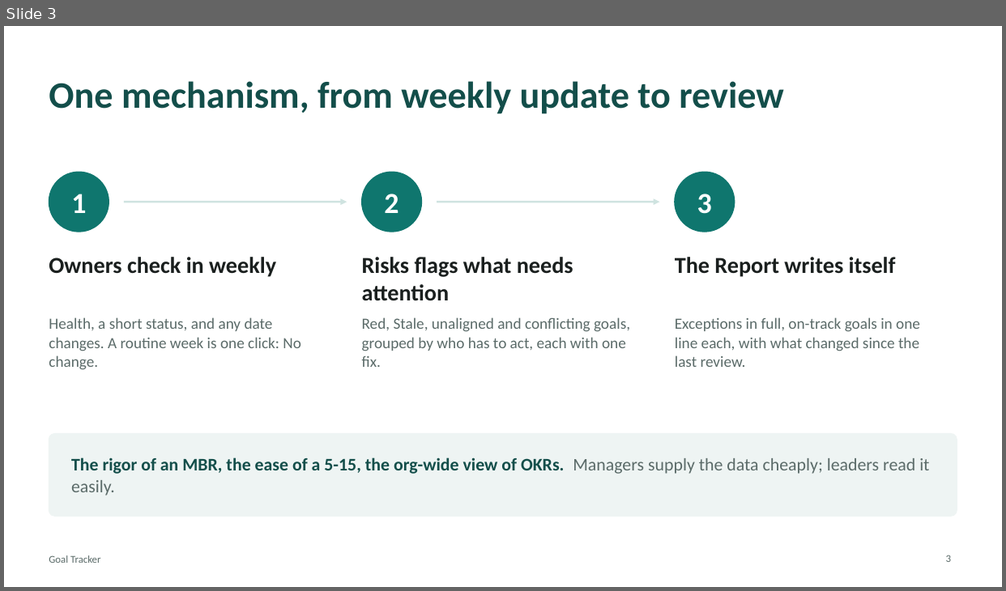
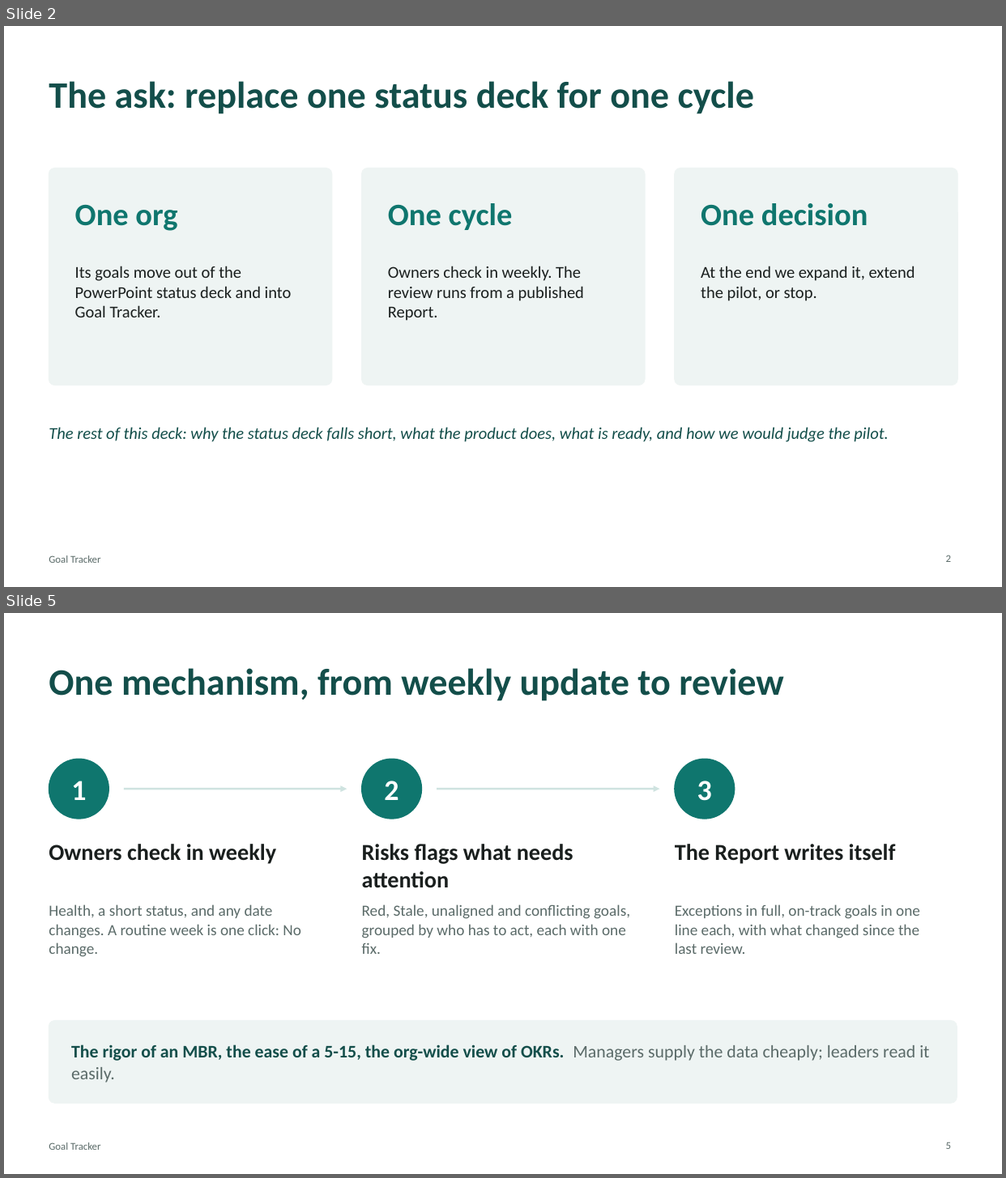
Before and after one commit to zachthieme/goal-tracker, a slide deck: docs/pitch/goal-tracker-pitch.pptx. Shown one above the other, each under a label of ours: slide 3 before the commit, slides 2 and 5 after it; the slides between them are not shown. The pictures are 1006x591 and 1006x1178 pixels, drawn with LibreOffice and Linux fonts; fonts in the diff are those of the drawing. Boxes give left, top, right and bottom in pixels: in the first picture for what was removed or moved away, otherwise in the second. Text is boxed around its words. In the diff, an @@ line names an element or a change of style, - is before the commit and + after.

```diff
--- a/docs/pitch/goal-tracker-pitch.pptx
+++ b/docs/pitch/goal-tracker-pitch.pptx
@@ slide 2 added at [4,26,1002,587], background #FFFFFF; not listed: 1 template element that a slide beside it also shows @@
@@ title added at [49,81,754,114], 36 pt, text #134E4A, bold @@
+The ask: replace one status deck for one cycle
@@ rounded rectangle added at [49,169,332,386], fill #EEF4F3, outline #EEF4F3 1 pt @@
@@ rounded rectangle added at [362,169,645,386], fill #EEF4F3, outline #EEF4F3 1 pt @@
@@ rounded rectangle added at [675,169,957,386], fill #EEF4F3, outline #EEF4F3 1 pt @@
@@ text added at [75,204,177,231], 30 pt, text #0F766E, bold @@
+One org
@@ text added at [388,203,513,230], 30 pt, text #0F766E, bold @@
+One cycle
@@ text added at [701,203,868,226], 30 pt, text #0F766E, bold @@
+One decision
@@ text added at [75,266,292,318], 16 pt, text #1A1F1E @@
+Its goals move out of the PowerPoint status deck and into Goal Tracker.
@@ text added at [388,266,584,321], 16 pt, text #1A1F1E @@
+Owners check in weekly. The review runs from a published Report.
@@ text added at [701,266,915,301], 16 pt, text #1A1F1E @@
+At the end we expand it, extend the pilot, or stop.
@@ text added at [49,427,888,442], 16 pt, text #134E4A, italic @@
+The rest of this deck: why the status deck falls short, what the product does, what is ready, and how we would judge the pilot.
@@ page number added at [946,555,951,562], 10 pt, text #5B6B69 @@
+2
@@ what was slide 3 is now slide 5 @@
```
Also in this commit, not shown: 5 slides changed, 4 other slides added, 3 slides removed, 4 other files.
